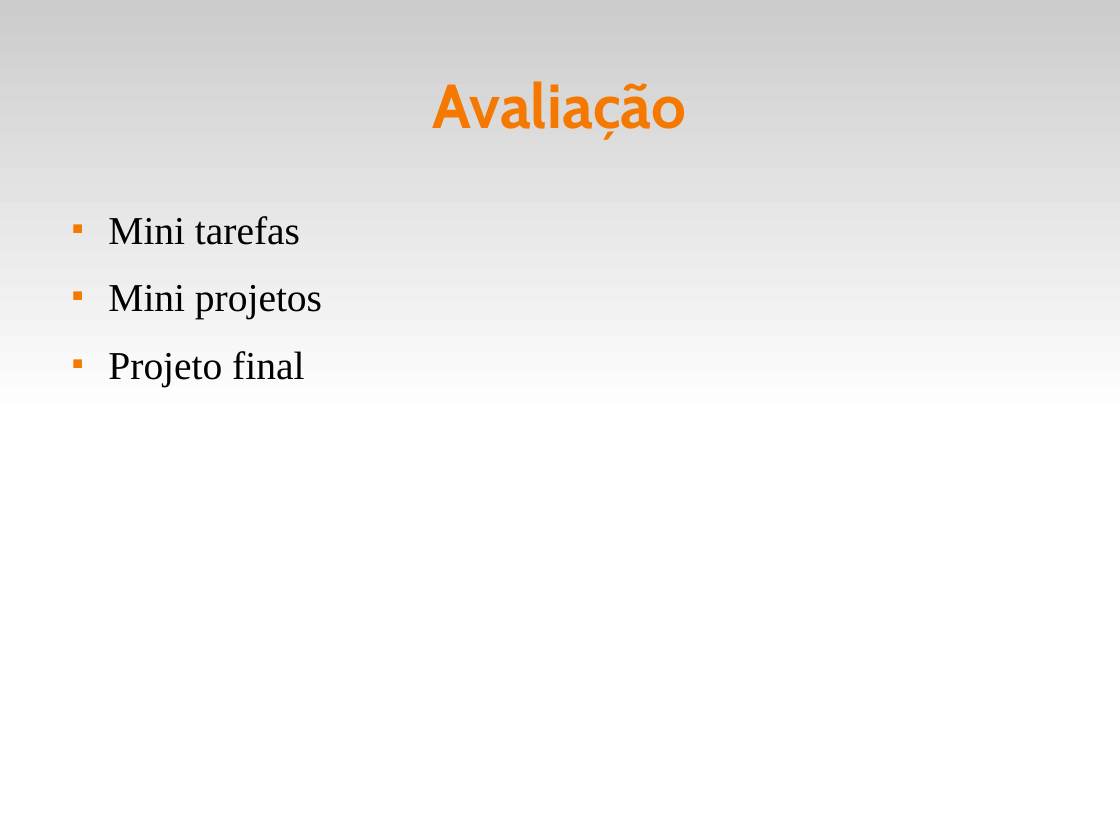
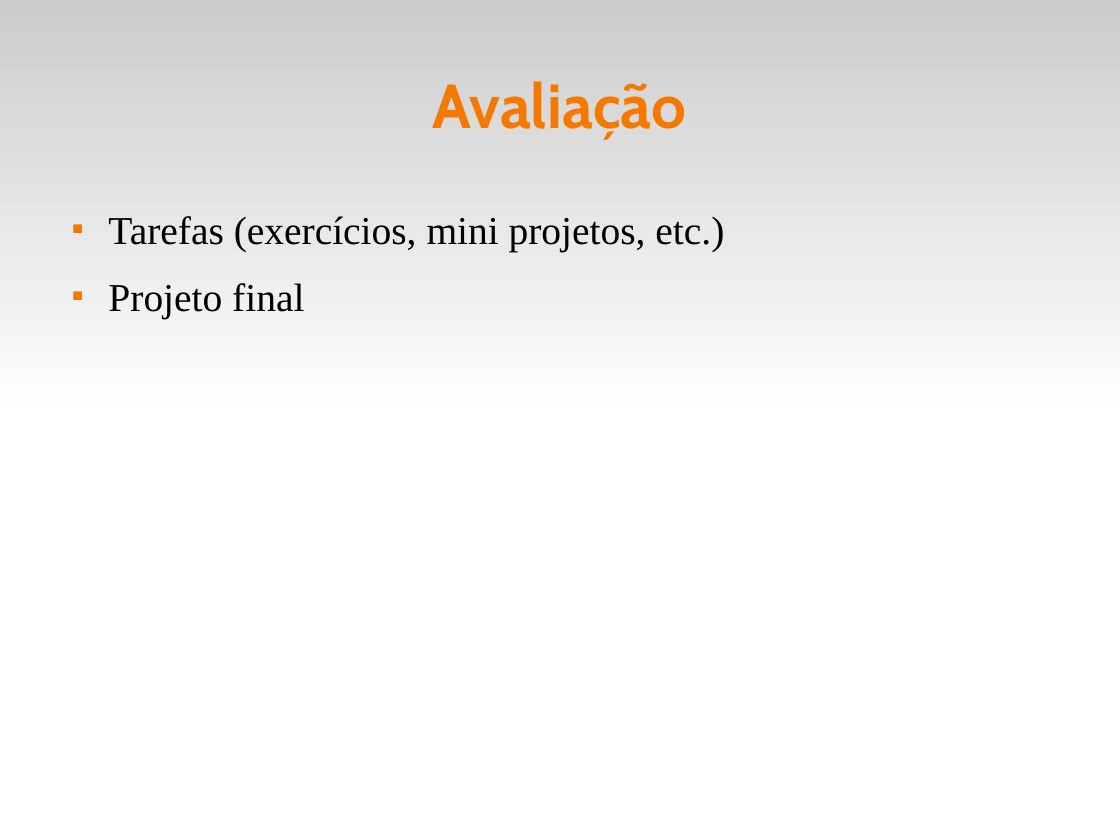
Before and after one commit to fsantanna-uerj/reativos, a slide deck: slide 4 of slides/00_intro.odp. Drawn at 1120x840 pixels with LibreOffice and Linux fonts; fonts in the diff are those of the drawing. Boxes give left, top, right and bottom in pixels: in the first picture for what was removed or moved away, otherwise in the second. Text is boxed around its words. In the diff, an @@ line names an element or a change of style, - is before the commit and + after.

```diff
--- a/slides/00_intro.odp
+++ b/slides/00_intro.odp
@@ text at (108,216,724,252): text changed @@
-■ Mini tarefas
-■ Mini projetos
+■ Tarefas (exercícios, mini projetos, etc.)
```
Also in this commit, not shown: 2 other slides changed, 1 slide removed, 15 other files.
